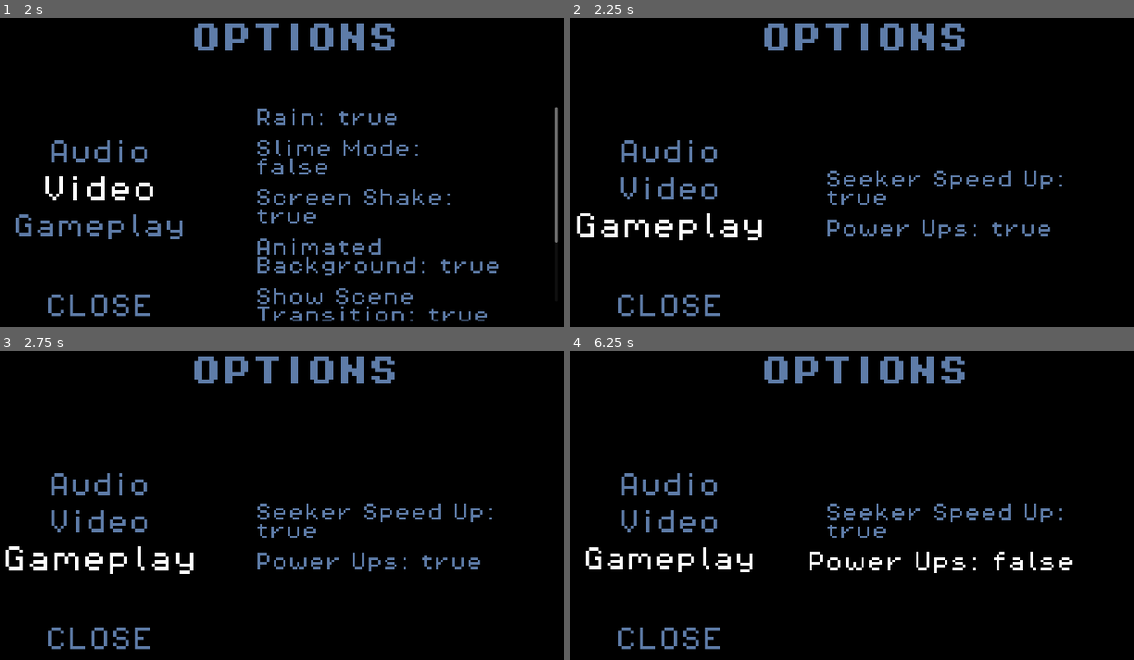
Above: before the commit, frames 1-4 (two rows, left to right).
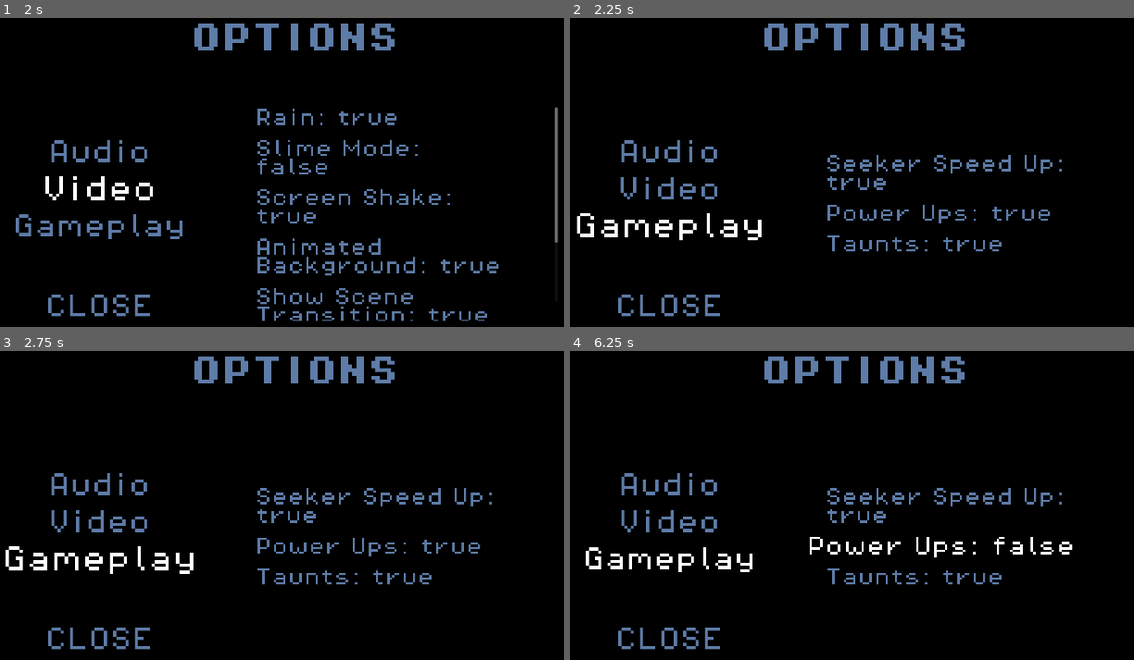
Above: after the commit, the same moments.

Repository: Lipsum27/HyperTag
Game: Godot game, scene res://Scenes/settings.tscn
The game is run twice, just before and just after one commit, with the same random seed, the same clock (stepped at 60 frames per second) and the same inputs. This scene is started directly instead of the project's main scene.
Inputs (mouse positions are in pixels of both pictures, inside the frame that each line leads up to):
- Up to frame 1 (2 s): click "Audio" at 0.5 s; click "Video" at 1.25 s
- Up to frame 2 (2.25 s): click "Gameplay" at 2 s
- Up to frame 3 (2.75 s): no input
- Up to frame 4 (6.25 s): click (976, 576) at 2.75 s, where only the run after the commit has a clickable "Taunts: true"; click (976, 576) at 3.5 s, where only the run after the commit has a clickable "Taunts: false"; click "Seeker Speed Up: true" at 4.25 s; click "Seeker Speed Up: false" at 5 s; click "Power Ups: true" at 5.75 s

Frame 1 is identical in both runs. In frame 2, 2.7% of the frame differs, in the area x 45-88%, y 44-76%; in frame 3, 2.7%; in frame 4, 3.3%, in the area x 42-90%, y 44-76%.

Commit message:
taunt improvements

Diff:
--- a/Scenes/settings.tscn
+++ b/Scenes/settings.tscn
@@ -291,6 +291,17 @@
 layout_mode = 2
 theme_override_font_sizes/font_size = 48
 text = "Power Up Toggle"
+flat = true
+alignment = 0
+script = ExtResource("4_aaqfp")
+
+[node name="MarginContainer7" type="MarginContainer" parent="PanelContainer/VBoxContainer/Contents/OptionsScroll/Options/Gameplay" unique_id=1197393160]
+custom_minimum_size = Vector2(0, 16)
+layout_mode = 2
+
+[node name="Taunts" type="Button" parent="PanelContainer/VBoxContainer/Contents/OptionsScroll/Options/Gameplay" unique_id=159240735]
+layout_mode = 2
+text = "Taunts"
 flat = true
 alignment = 0
 script = ExtResource("4_aaqfp")
@@ -358,3 +369,7 @@
 [connection signal="mouse_exited" from="PanelContainer/VBoxContainer/Contents/OptionsScroll/Options/Gameplay/PowerUp" to="PanelContainer/VBoxContainer/Contents/OptionsScroll/Options/Gameplay/PowerUp" method="_on_mouse_exited"]
 [connection signal="pressed" from="PanelContainer/VBoxContainer/Contents/OptionsScroll/Options/Gameplay/PowerUp" to="." method="_on_button_pressed"]
 [connection signal="pressed" from="PanelContainer/VBoxContainer/Contents/OptionsScroll/Options/Gameplay/PowerUp" to="PanelContainer/VBoxContainer/Contents/OptionsScroll/Options/Gameplay/PowerUp" method="_on_pressed"]
+[connection signal="mouse_entered" from="PanelContainer/VBoxContainer/Contents/OptionsScroll/Options/Gameplay/Taunts" to="PanelContainer/VBoxContainer/Contents/OptionsScroll/Options/Gameplay/Taunts" method="_on_mouse_entered"]
+[connection signal="mouse_exited" from="PanelContainer/VBoxContainer/Contents/OptionsScroll/Options/Gameplay/Taunts" to="PanelContainer/VBoxContainer/Contents/OptionsScroll/Options/Gameplay/Taunts" method="_on_mouse_exited"]
+[connection signal="pressed" from="PanelContainer/VBoxContainer/Contents/OptionsScroll/Options/Gameplay/Taunts" to="." method="_on_taunts_pressed"]
+[connection signal="pressed" from="PanelContainer/VBoxContainer/Contents/OptionsScroll/Options/Gameplay/Taunts" to="PanelContainer/VBoxContainer/Contents/OptionsScroll/Options/Gameplay/Taunts" method="_on_pressed"]
--- a/Scripts/global_script.gd
+++ b/Scripts/global_script.gd
@@ -41,6 +41,7 @@
 var doSceneTransition = true
 var fpsCap = "Vsync"
 var vSync = false
+var tauntsEnabled = true
 
 # Arrays
 var playerPos: Array[Vector2] = [
--- a/Scripts/settings.gd
+++ b/Scripts/settings.gd
@@ -18,6 +18,7 @@
 	get_node("PanelContainer/VBoxContainer/Contents/OptionsScroll/Options/Video/BackgroundMovement").text = "Animated\nBackground: " + str(globalScript.backgroundMovement)
 	get_node("PanelContainer/VBoxContainer/Contents/OptionsScroll/Options/Video/DebugHUD").text = "Show Fps: " + str(globalScript.debugHUD)
 	get_node("PanelContainer/VBoxContainer/Contents/OptionsScroll/Options/Video/SceneTransition").text = "Show Scene\nTransition: " + str(globalScript.doSceneTransition)
+	get_node("PanelContainer/VBoxContainer/Contents/OptionsScroll/Options/Gameplay/Taunts").text = "Taunts: " + str(globalScript.tauntsEnabled)
 	if OS.has_feature("web"):
 		get_node("PanelContainer/VBoxContainer/Contents/OptionsScroll/Options/Video/FpsCap").add_theme_color_override("font_color", Color("5e7ca87f"))
 		get_node("PanelContainer/VBoxContainer/Contents/OptionsScroll/Options/Video/FpsCap").text = "Cap Fps: Unavailable\non web (Vsync)"
@@ -93,3 +94,6 @@
 			globalScript.fpsCap = globalScript.fpsCapValues[0]
 		else:
 			globalScript.fpsCap = globalScript.fpsCapValues[currentCap+1]
+
+func _on_taunts_pressed() -> void:
+	globalScript.tauntsEnabled = !globalScript.tauntsEnabled
--- a/Scripts/taunt.gd
+++ b/Scripts/taunt.gd
@@ -10,7 +10,8 @@
 var directionSelected = false
 var tauntSetup = false
 var spawnedTime:float
-var tauntTimeout = 4
+var tauntTimeout = 1.5
+var lerpSpeed = 20 # /100
 var sets = [
 	"0",
 	"1",
@@ -37,12 +38,12 @@
 	if globalScript.playerInputs[playerID-1] == 0:
 		queue_free()
 
-func _process(_delta: float) -> void:
+func _process(delta: float) -> void:
 	position = globalScript.playerPos[playerID-1]
 	if state == 0:
 		for i in sets.size():
 			get_node(sets[i]).visible = false
-		if Input.is_action_just_pressed("Taunt_" + str(globalScript.playerInputs[playerID-1])):
+		if globalScript.tauntsEnabled && Input.is_action_just_pressed("Taunt_" + str(globalScript.playerInputs[playerID-1])):
 			setBuffer = true
 			swayDistances = []
 			for i in range(8):
@@ -57,7 +58,7 @@
 			get_node(str(currentSet) + "/" + str(i)).visible = true
 			get_node(str(currentSet) + "/" + str(i)).scale = Vector2(5, 5)
 		var currentSetNode = get_node(str(currentSet))
-		currentSetNode.scale = lerp(currentSetNode.scale, Vector2(targetScale, targetScale), 0.2)
+		currentSetNode.scale = lerp(currentSetNode.scale, Vector2(targetScale, targetScale), lerpSpeed * delta)
 		if currentSetNode.scale.x < 0.01 && directionSelected:
 			visible = false
 			tauntSetup = true
@@ -91,7 +92,7 @@
 	if state == 2:
 		var chosenTaunt = get_node(str(currentSet) + "/" + str(selectedDirection))
 		chosenTaunt.position = squarePositions[0]
-		chosenTaunt.scale = lerp(chosenTaunt.scale, Vector2(targetScale, targetScale), 0.2)
+		chosenTaunt.scale = lerp(chosenTaunt.scale, Vector2(targetScale, targetScale), lerpSpeed * delta)
 		modulate.a = 0.8
 		if Input.is_action_just_pressed("Taunt_" + str(globalScript.playerInputs[playerID-1])):
 			targetScale = 0
@@ -106,4 +107,4 @@
 		if chosenTaunt.scale.x < 0.1:
 			state = 0
 		if globalScript.timer > spawnedTime + tauntTimeout:
-			state = 0
+			targetScale = 0
Binary file changed: Assets/Sprites/Menu_Controlls_1.png
Binary file changed: Assets/Sprites/Menu_Controlls_2.png
Binary file changed: Assets/Sprites/Menu_Controlls_3.png
Binary file changed: Assets/Sprites/Menu_Controlls_4.png
